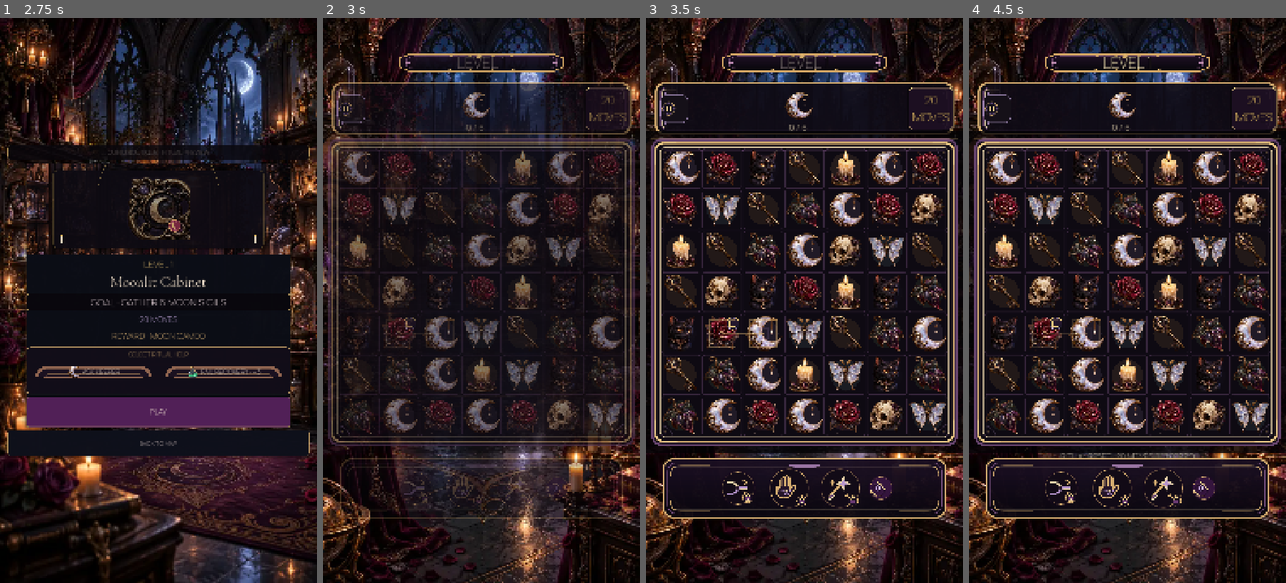
Above: before the commit, frames 1-4 (left to right).
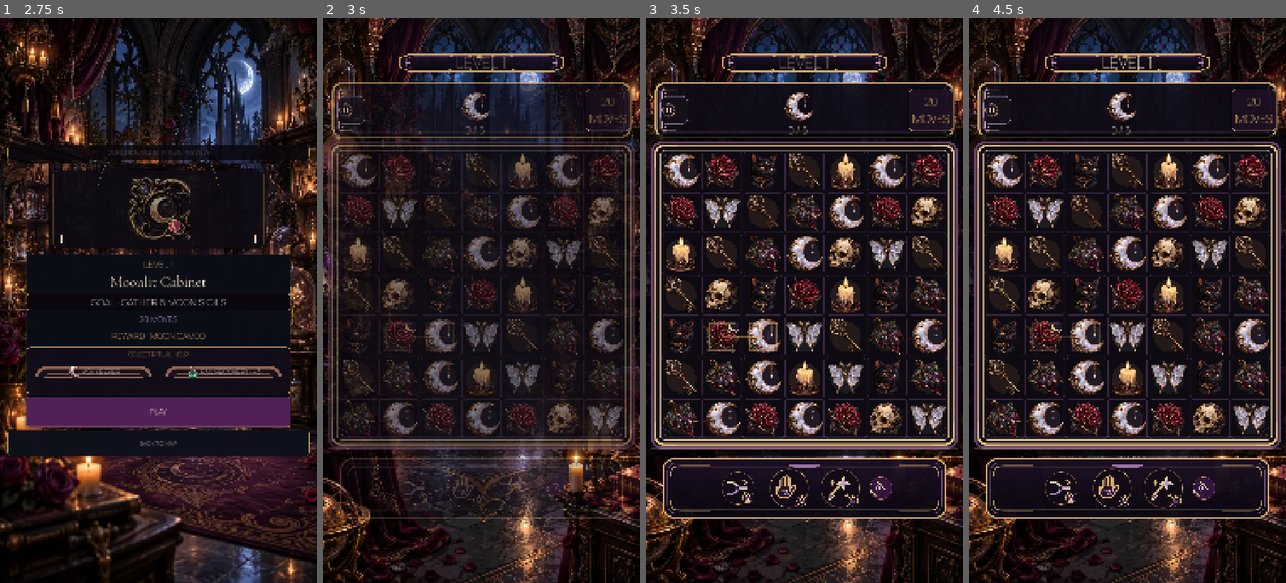
Above: after the commit, the same moments.

Repository: Jay-prodesign/akilta-match3
Game: Godot game, scene res://src/app/app_bootstrap.tscn
Two runs of this game, one before a commit and one after it. Both use one fixed random seed, a clock stepped at 60 frames per second and the inputs below.
Inputs (mouse positions are in pixels of both pictures, inside the frame that each line leads up to):
- Up to frame 1 (2.75 s): click "ENTER THE HOUSE" at 0.5 s; click "PLAY LEVEL 1" at 1.25 s; click "1" at 2 s
- Up to frame 2 (3 s): click "PLAY" at 2.75 s
- Up to frame 3 (3.5 s): no input
- Up to frame 4 (4.5 s): click (997, 108) at 3.5 s; click "RESTART LEVEL" at 4.25 s

Frame 1 is identical in both runs. In frame 2, 15% of the frame differs, in the area x 1-100%, y 6-78%; in frame 3, 23%; in frame 4, 23%, in the area x 0-100%, y 6-78%.

Commit message:
Strengthen gameplay level hierarchy and truthful objective focus

Diff:
--- a/src/ui/gameplay/gameplay_screen.tscn
+++ b/src/ui/gameplay/gameplay_screen.tscn
@@ -390,8 +390,8 @@
 theme_override_colors/font_outline_color = Color(0.03, 0.012, 0.04, 1)
 theme_override_colors/font_shadow_color = Color(0, 0, 0, 0.9)
 theme_override_constants/shadow_offset_y = 2
-theme_override_constants/outline_size = 8
-theme_override_font_sizes/font_size = 52
+theme_override_constants/outline_size = 4
+theme_override_font_sizes/font_size = 54
 text = "LEVEL 1"
 horizontal_alignment = 1
 vertical_alignment = 1
@@ -444,9 +444,27 @@
 vertical_alignment = 1
 
 [node name="ObjectiveIcon" type="TextureRect" parent="Layout/HUDPlate/HUD/ObjectiveSlot"]
-custom_minimum_size = Vector2(106, 106)
-layout_mode = 2
-size_flags_horizontal = 4
+custom_minimum_size = Vector2(114, 114)
+layout_mode = 2
+size_flags_horizontal = 4
+mouse_filter = 2
+expand_mode = 1
+stretch_mode = 5
+
+[node name="FocusFrame" type="TextureRect" parent="Layout/HUDPlate/HUD/ObjectiveSlot/ObjectiveIcon"]
+show_behind_parent = true
+layout_mode = 1
+anchors_preset = 8
+anchor_left = 0.5
+anchor_top = 0.5
+anchor_right = 0.5
+anchor_bottom = 0.5
+offset_left = -130.0
+offset_top = -65.0
+offset_right = 130.0
+offset_bottom = 65.0
+grow_horizontal = 2
+grow_vertical = 2
 mouse_filter = 2
 expand_mode = 1
 stretch_mode = 5
@@ -457,7 +475,7 @@
 theme_override_colors/font_color = Color(1, 0.94, 0.82, 1)
 theme_override_colors/font_outline_color = Color(0.03, 0.02, 0.04, 0.96)
 theme_override_constants/outline_size = 5
-theme_override_font_sizes/font_size = 32
+theme_override_font_sizes/font_size = 34
 text = "0 / 6"
 horizontal_alignment = 1
 vertical_alignment = 1
